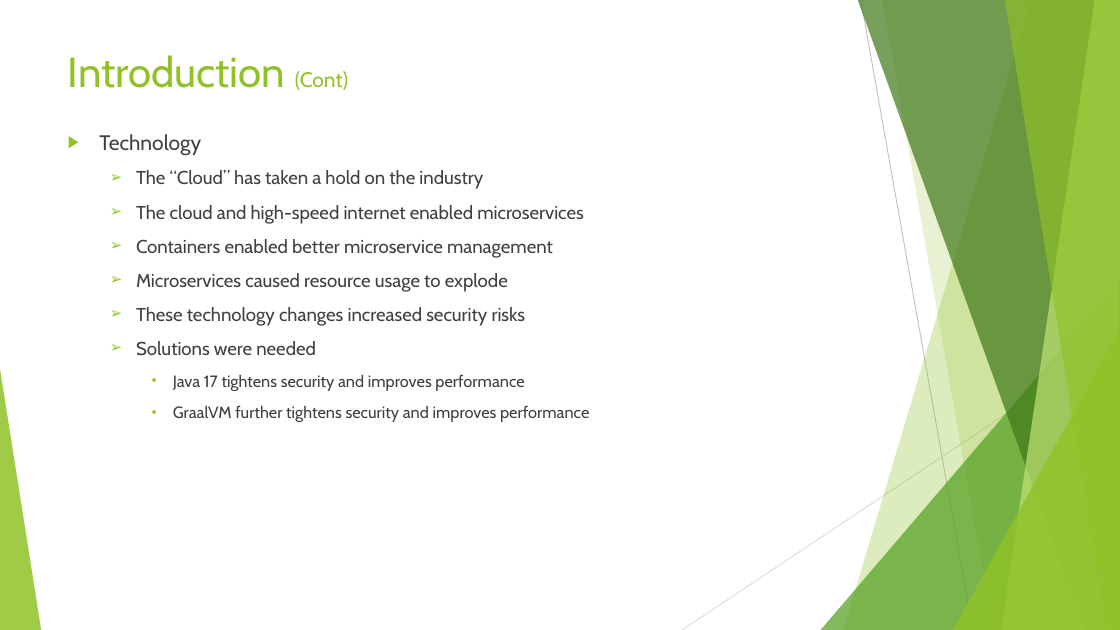
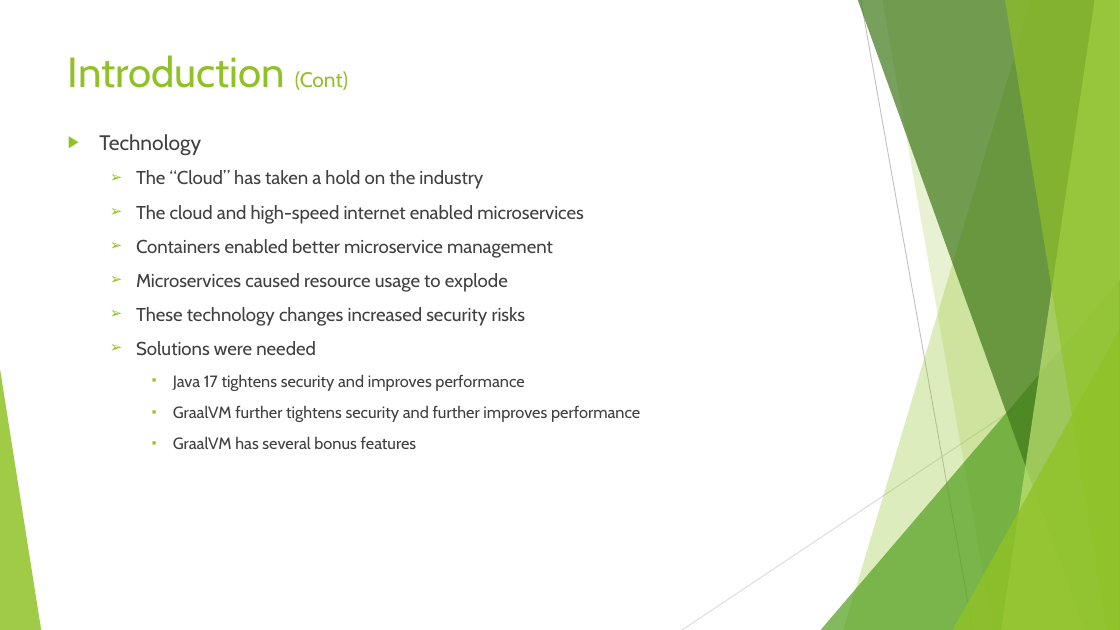
Before and after one commit to Rohan427/Qpid4Graal, a slide deck: slide 5 of doc/reference/GraalVm _Upgrade.pptx. Drawn at 1120x630 pixels with LibreOffice and Linux fonts; fonts in the diff are those of the drawing. Boxes give left, top, right and bottom in pixels: in the first picture for what was removed or moved away, otherwise in the second. Text is boxed around its words. In the diff, an @@ line names an element or a change of style, - is before the commit and + after.

Commit message:
GraalVM Upgrade PPT RC2

```diff
--- a/doc/reference/GraalVm _Upgrade.pptx
+++ b/doc/reference/GraalVm _Upgrade.pptx
@@ text at (x1=173, y1=405, x2=640, y2=449): text changed @@
-    ▪ GraalVM further tightens security and improves performance
+    ▪ GraalVM further tightens security and further improves performance
+    ▪ GraalVM has several bonus features
```
Also in this commit, not shown: 11 other slides changed, 1 slide removed.
